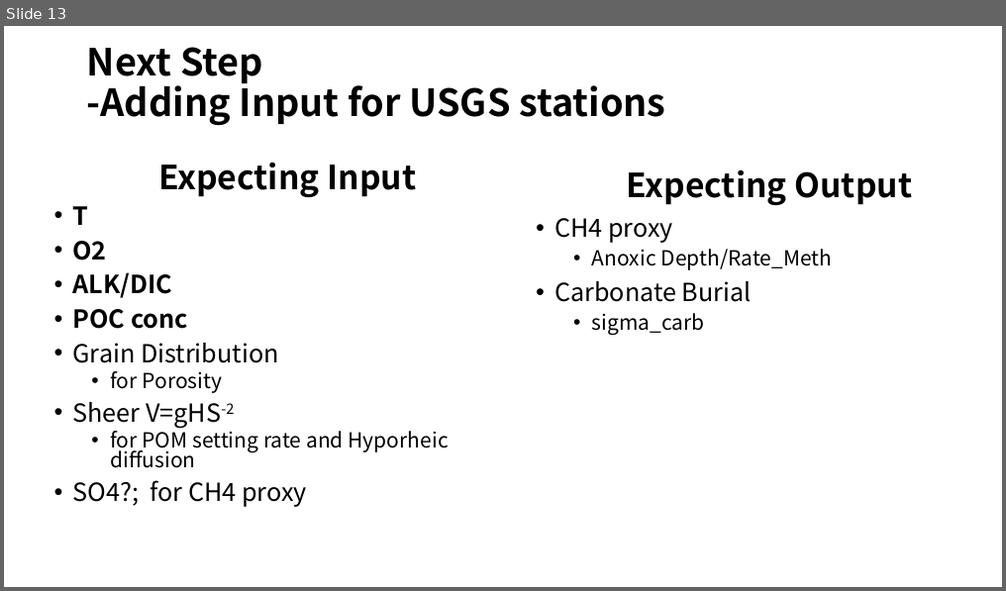
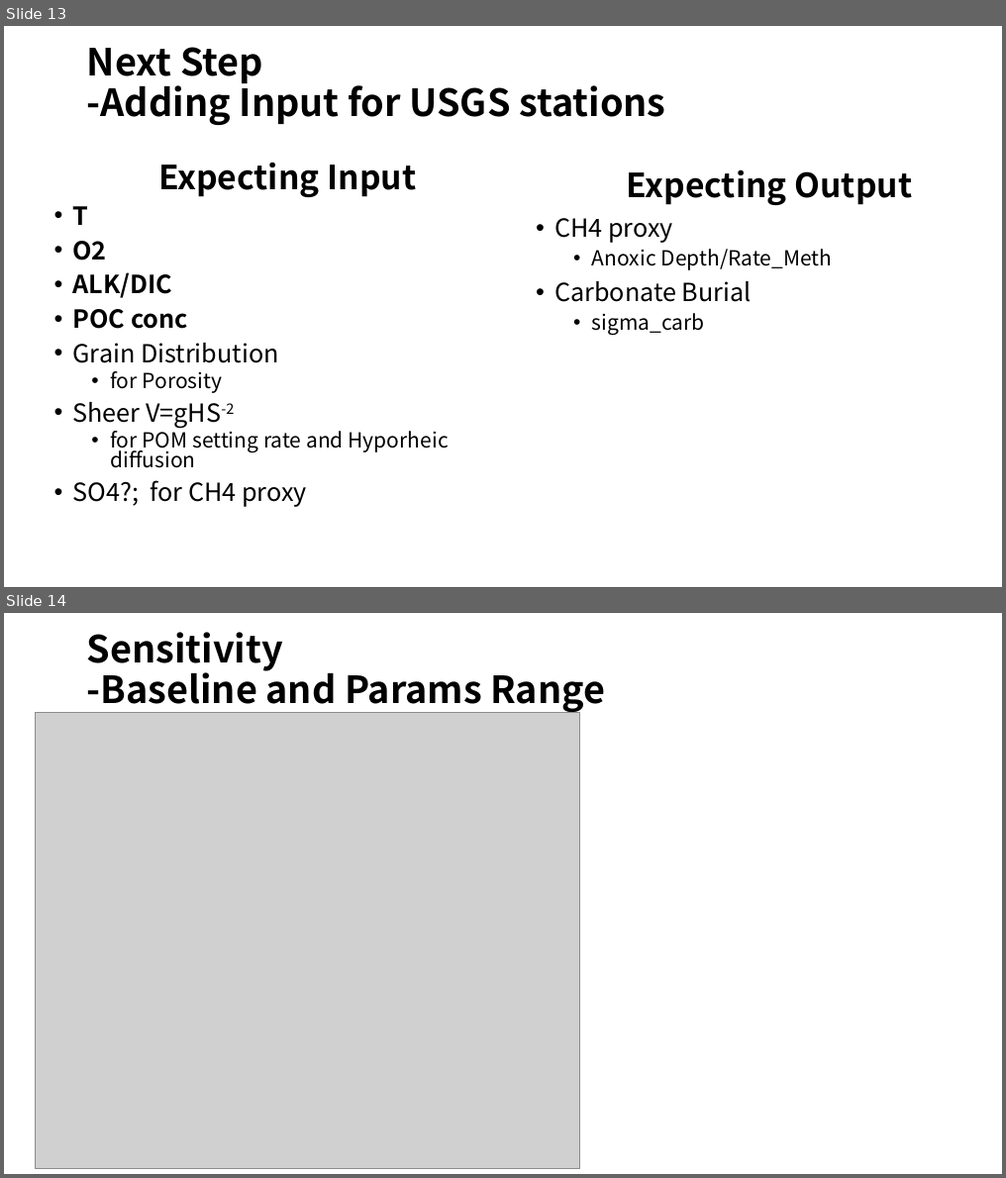
Before and after one commit to AlexLiuxy/1-D-River-Sediment-Model, a slide deck: River Sediment Modeling.pptx. Shown one above the other, each under a label of ours: slide 13 before the commit, slides 13 and 14 after it. The pictures are 1006x591 and 1006x1178 pixels, drawn with LibreOffice and Linux fonts; fonts in the diff are those of the drawing; grey boxes stand for pictures. Boxes give left, top, right and bottom in pixels: in the first picture for what was removed or moved away, otherwise in the second. Text is boxed around its words. In the diff, an @@ line names an element or a change of style, - is before the commit and + after.

```diff
--- a/River Sediment Modeling.pptx
+++ b/River Sediment Modeling.pptx
@@ slide 14 added at (4, 613, 1002, 1174), background #FFFFFF @@
@@ title added at (87, 632, 605, 714), 36 pt, text #000000, bold @@
+Sensitivity
+-Baseline and Params Range
@@ picture added at (35, 712, 580, 1168) @@
```
Also in this commit, not shown: 3 other slides added, 2 other files.
